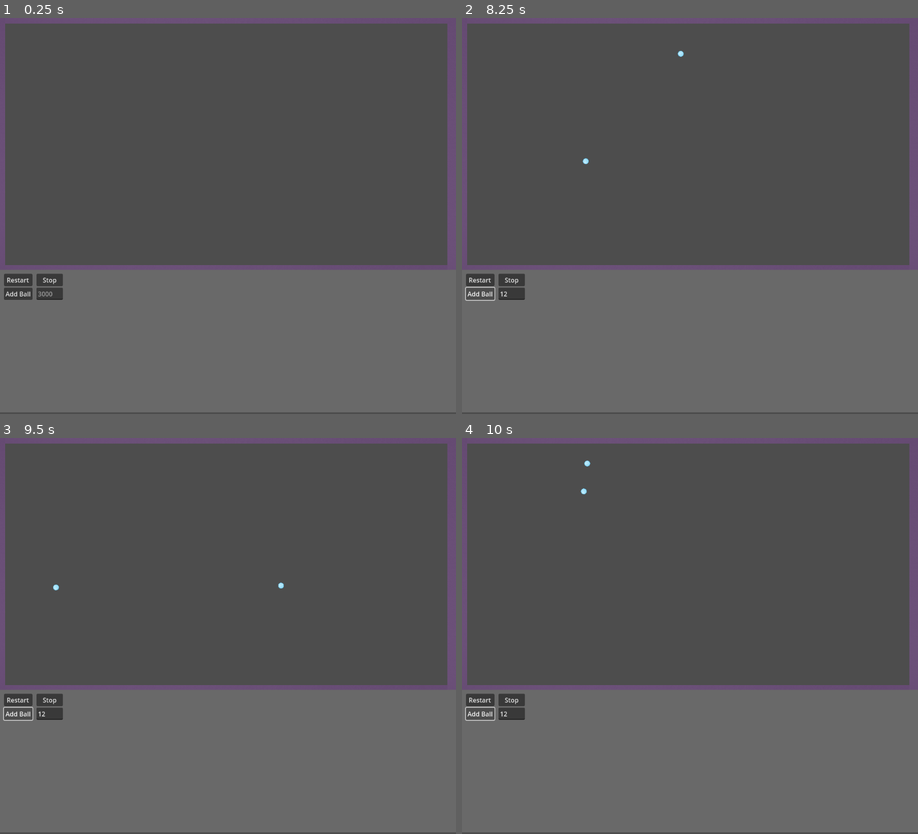
Above: before the commit, frames 1-4 (two rows, left to right).
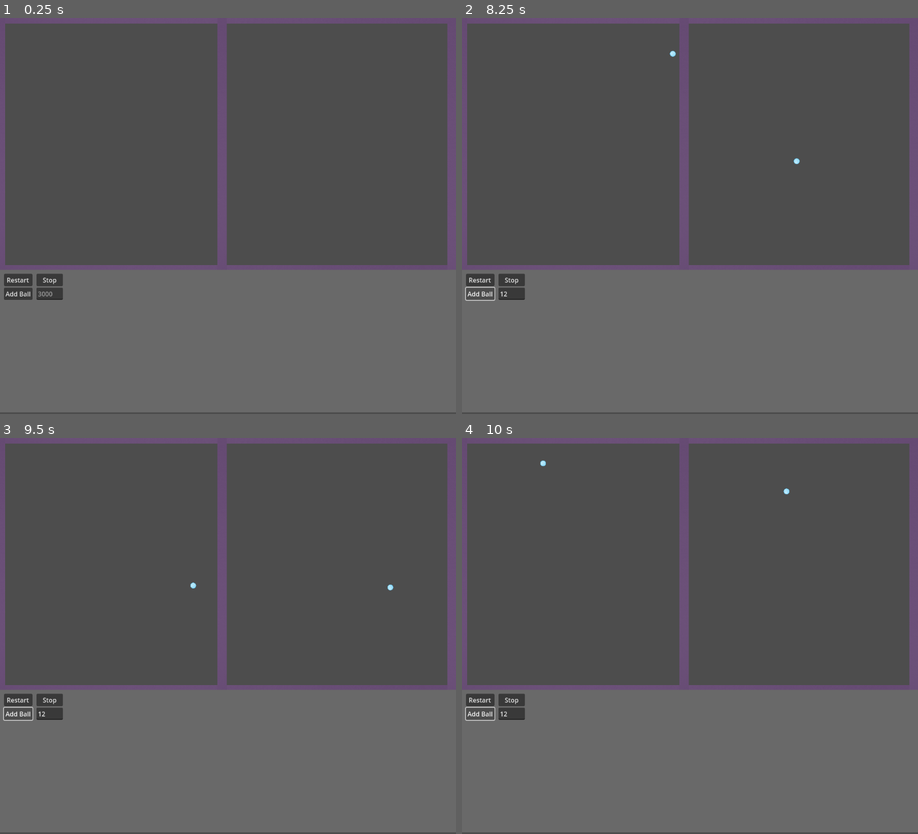
Above: after the commit, the same moments.

Repository: slinkp/godot-bounce-1
Game: Godot game, scene res://main.tscn
Same seed, same stepped clock (60 frames per second), same inputs: the game is played once before the commit and once after it.
Inputs (mouse positions are in pixels of both pictures, inside the frame that each line leads up to):
- Up to frame 1 (0.25 s): no input
- Up to frame 2 (8.25 s): click (512, 295) at 0.52 s; type "12" at 0.6 s; click "Restart" at 1.25 s; click "Restart" at 2 s; click "Restart" at 2.75 s; click "Stop" at 3.5 s; click "Add Ball" at 4.25 s; click "Stop" at 5 s; click "Add Ball" at 5.75 s; click "Stop" at 6.5 s; click "Add Ball" at 7.25 s; tap Enter at 8 s
- Up to frame 3 (9.5 s): no input
- Up to frame 4 (10 s): no input

The runs differ from the first frame. In frame 1, 1.2% of the frame differs, in the area x 47-50%, y 1-63%; in frame 2, 1.3%; in frame 3, 1.3%, in the area x 11-87%, y 1-63%; in frame 4, 1.3%.

Commit message:
Add a vertical middle wall. TODO make it toggleable and/or moveable

Diff:
--- a/main.tscn
+++ b/main.tscn
@@ -30,6 +30,11 @@
 
 [node name="wall_l" parent="WallContainer" instance=ExtResource("2_34x0j")]
 position = Vector2(1, 318)
+rotation = -1.57074
+scale = Vector2(0.874732, 1.1982)
+
+[node name="wall_vert_mid" parent="WallContainer" instance=ExtResource("2_34x0j")]
+position = Vector2(561, 329)
 rotation = -1.57074
 scale = Vector2(0.874732, 1.1982)
 
